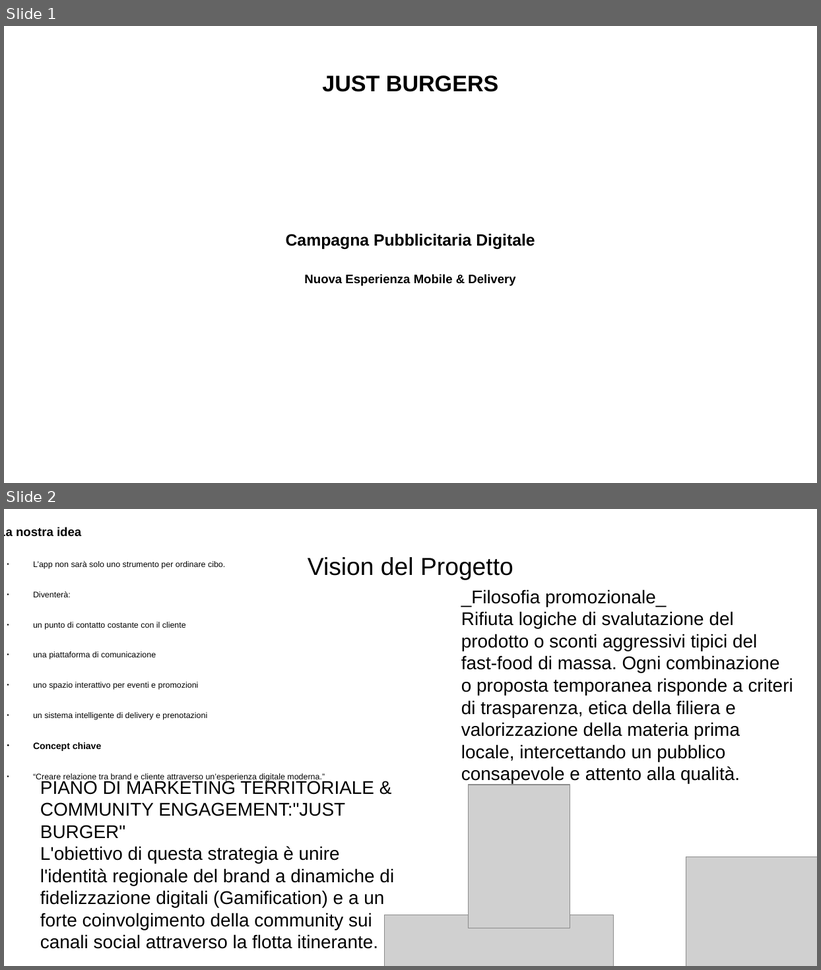
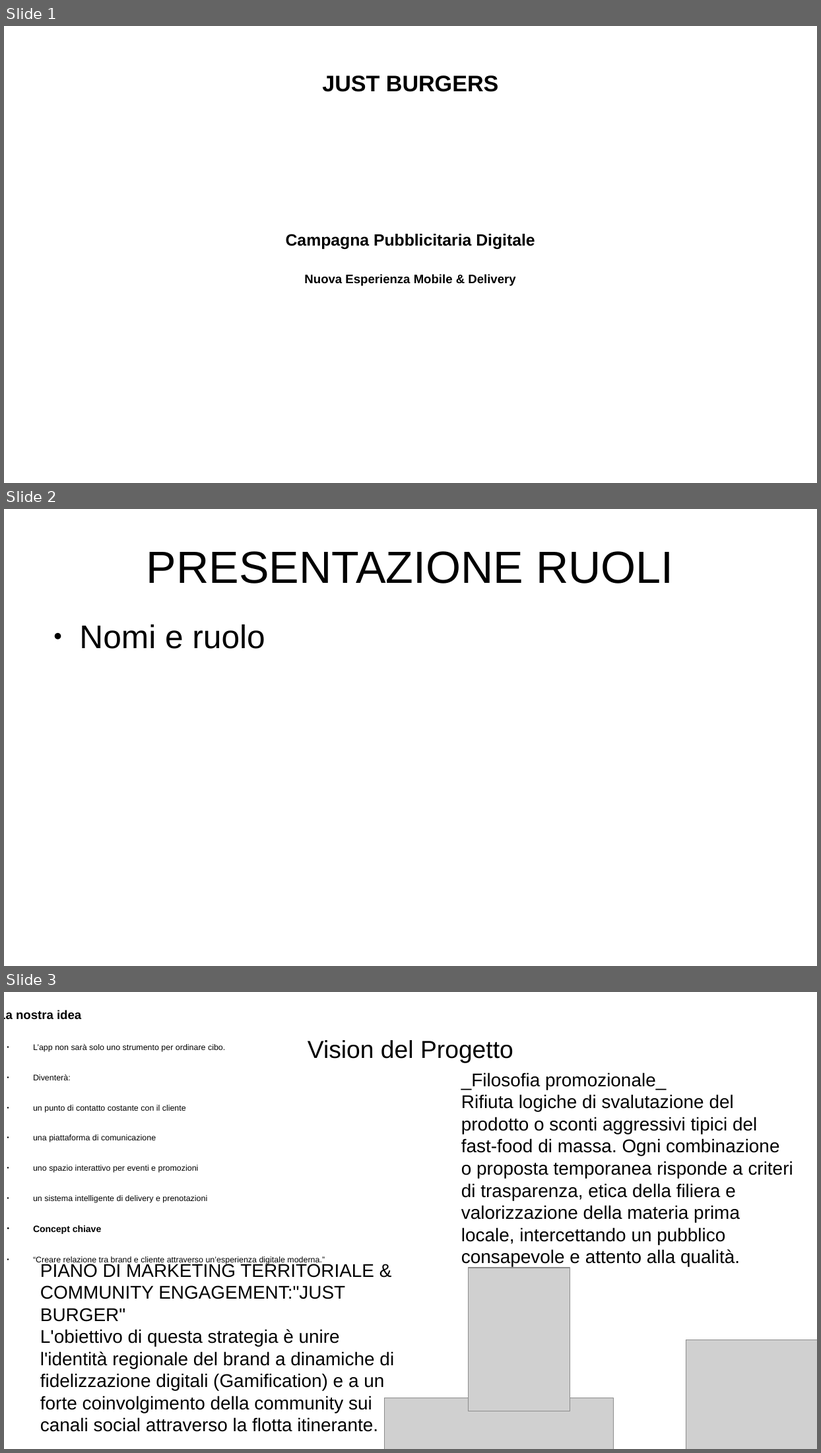
Before and after one commit to Jack-Ark-01/JustBurgerProjectWork, a slide deck: SecondaSuddivisioneGruppi/Logica/Materiale PPT/PPT lavoro.odp. Shown one above the other, each under a label of ours: slides 1 and 2 before the commit, slides 1, 2 and 3 after it. The pictures are 821x970 and 821x1453 pixels, drawn with LibreOffice and Linux fonts; fonts in the diff are those of the drawing; grey boxes stand for pictures. Boxes give left, top, right and bottom in pixels: in the first picture for what was removed or moved away, otherwise in the second. Text is boxed around its words. In the diff, an @@ line names an element or a change of style, - is before the commit and + after.

Commit message:
Aggiunta slide ruoli in PPT

```diff
--- a/SecondaSuddivisioneGruppi/Logica/Materiale PPT/PPT lavoro.odp
+++ b/SecondaSuddivisioneGruppi/Logica/Materiale PPT/PPT lavoro.odp
@@ slide 2 added at box(4, 509, 817, 966), background #FFFFFF @@
@@ title added at box(147, 551, 674, 584), 44 pt, text #000000 @@
+PRESENTAZIONE RUOLI
@@ text added at box(79, 625, 265, 649), 32 pt, text #000000 @@
+● Nomi e ruolo
@@ what was slide 2 is now slide 3 @@
```
